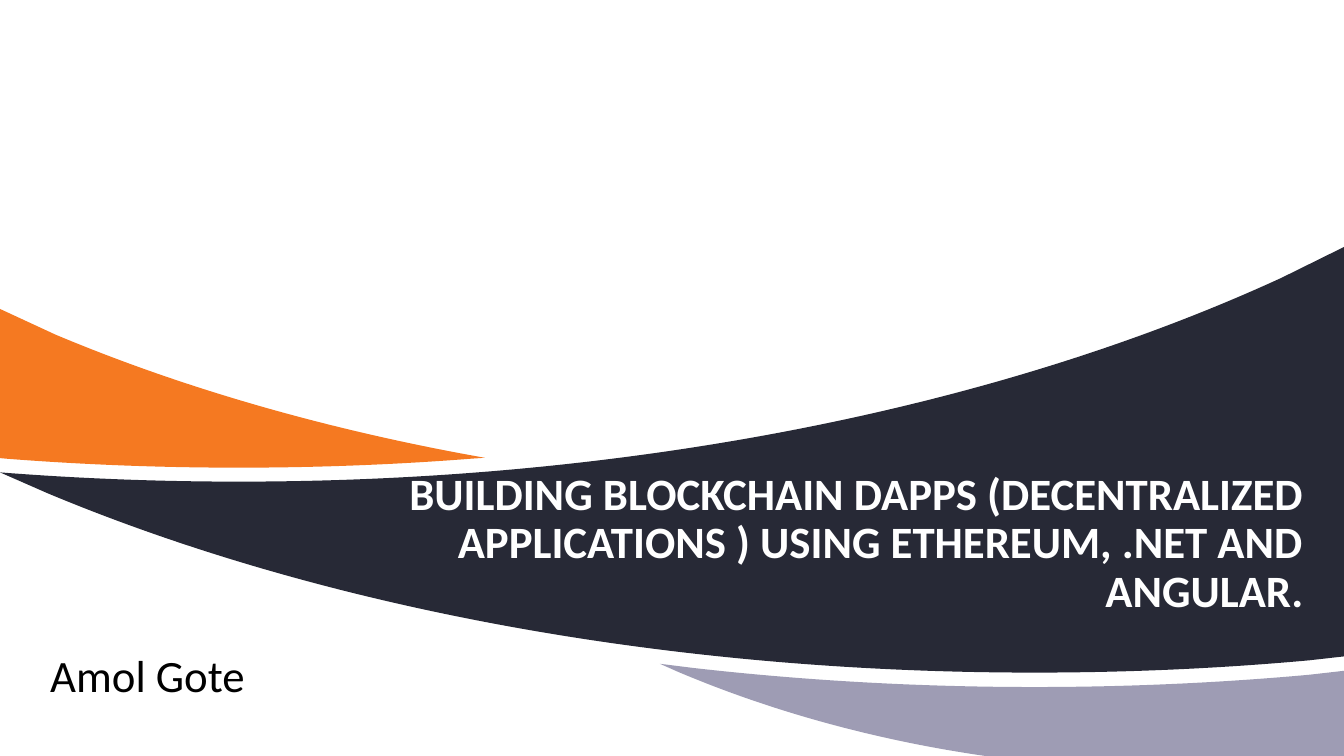
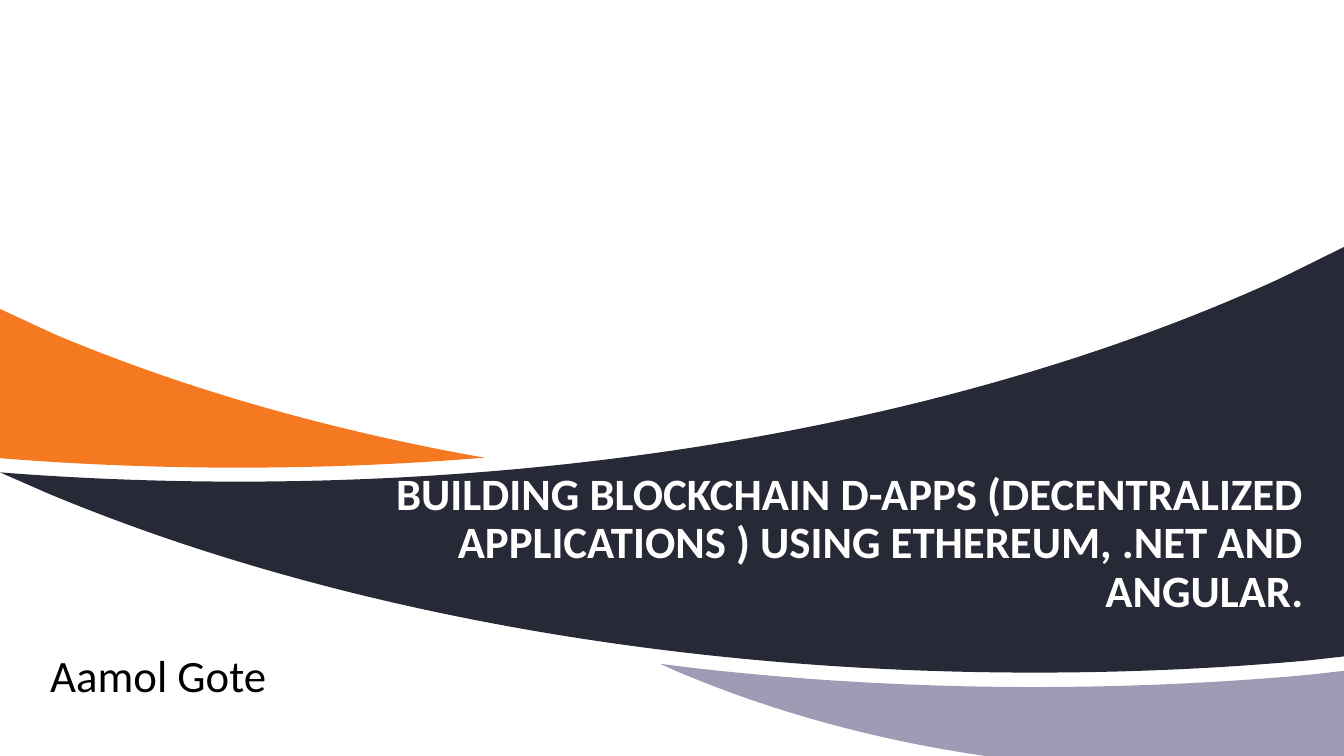
Before and after one commit to aamolgote/codecampnyc2018, a slide deck: slide 1 of PPTX/BAAS.pptx. Drawn at 1344x756 pixels with LibreOffice and Linux fonts; fonts in the diff are those of the drawing; background and template pictures are left out. Boxes give left, top, right and bottom in pixels: in the first picture for what was removed or moved away, otherwise in the second. Text is boxed around its words. In the diff, an @@ line names an element or a change of style, - is before the commit and + after.

```diff
--- a/PPTX/BAAS.pptx
+++ b/PPTX/BAAS.pptx
@@ title at (x1=396, y1=473, x2=1303, y2=608): text changed @@
-BUILDING BLOCKCHAIN DAPPS (DECENTRALIZED APPLICATIONS ) USING ETHEREUM, .NET AND ANGULAR.
+BUILDING BLOCKCHAIN D-APPS (DECENTRALIZED APPLICATIONS ) USING ETHEREUM, .NET AND ANGULAR.
@@ text at (x1=50, y1=661, x2=266, y2=693): text changed @@
-Amol Gote
+Aamol Gote
```
Also in this commit, not shown: 6 other slides changed.
